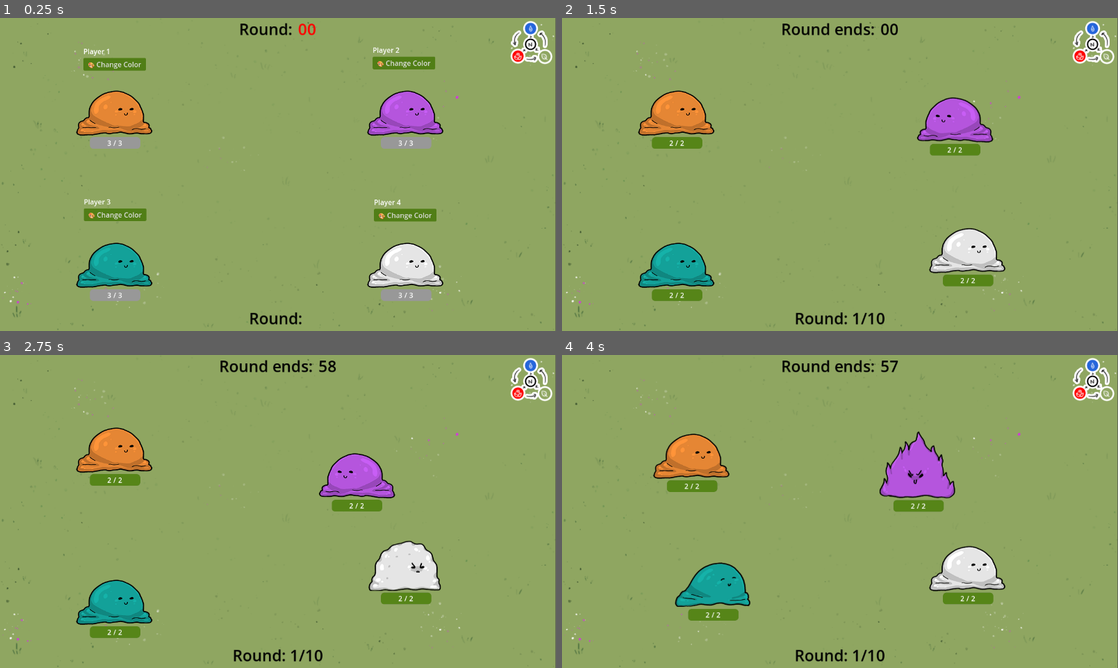
Above: before the commit, frames 1-4 (two rows, left to right).
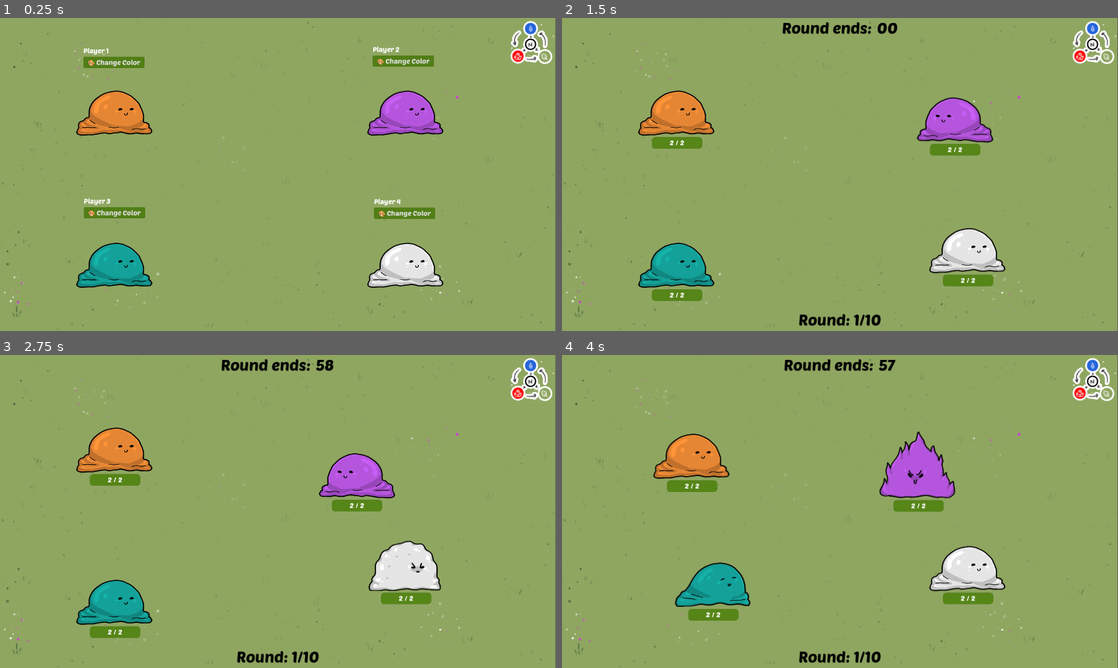
Above: after the commit, the same moments.

Repository: Galitie/mini-tyler-games
Game: Godot game, scene res://tylermon/tylermon.tscn
The game is run twice, just before and just after one commit, with the same random seed, the same clock (stepped at 60 frames per second) and the same inputs. This scene is started directly instead of the project's main scene. Sound files missing from this copy of the repository are replaced by a short silence.
Inputs (mouse positions are in pixels of both pictures, inside the frame that each line leads up to):
- Up to frame 1 (0.25 s): no input
- Up to frame 2 (1.5 s): tap Enter (start) at 0.5, 1.35 s; move the mouse to (962, 158) at 0.52 s; hold Enter (start) 0.53-1.28 s; hold Right (move_piece_right) from 0.53 s (still down); tap Space (jump) at 0.77 s; move the mouse to (728, 190) at 1.27 s
- Up to frame 3 (2.75 s): tap Space (jump) at 1.52 s; move the mouse to (333, 442) at 2.02 s; release Right (move_piece_right) at 2.03 s; hold A (move_left) from 2.03 s (still down); hold Enter (start) from 2.03 s (still down)
- Up to frame 4 (4 s): move the mouse to (812, 574) at 2.77 s; release A (move_left) at 2.78 s; release Enter (start) at 2.78 s; hold Right (move_piece_right) from 2.78 s (still down); tap Enter (start) at 2.85 s; tap Space (jump) at 3.02, 3.77 s; move the mouse to (1006, 558) at 3.52 s; hold Enter (start) from 3.53 s (still down)

The runs differ from the first frame. In frame 1, 3.2% of the frame differs, in the area x 15-79%, y 1-98%; in frame 2, 1.0%; in frame 3, 1.0%; in frame 4, 1.0%.
Error in both runs: Cannot call method 'get_node' on a null value. (res://tylermon/tylermon.gd:39)

Commit message:
Added font

Diff:
--- a/tylermon/customizer.tscn
+++ b/tylermon/customizer.tscn
@@ -22,6 +22,7 @@
 
 [node name="Label" type="Label" parent="margin/vbox"]
 layout_mode = 2
+theme = ExtResource("1_ehhrm")
 text = "Player #"
 
 [node name="Button" type="Button" parent="margin/vbox"]
--- a/tylermon/mon.tscn
+++ b/tylermon/mon.tscn
@@ -37,6 +37,7 @@
 [ext_resource type="Texture2D" uid="uid://c1k8n7i86ypol" path="res://tylermon/sprites/acc_witch_hat_knockedout2.png" id="32_dy6l2"]
 [ext_resource type="Texture2D" uid="uid://ctnl28ayx72h6" path="res://tylermon/sprites/acc_witch_hat_knockedout3.png" id="33_g5jjv"]
 [ext_resource type="Texture2D" uid="uid://bdrhephyl61ni" path="res://tylermon/sprites/acc_witch_hat_special2.png" id="33_got07"]
+[ext_resource type="Theme" uid="uid://mej1pqgdqmna" path="res://tylermon/tylermon_theme.tres" id="38_5lyhm"]
 
 [sub_resource type="CapsuleShape2D" id="CapsuleShape2D_u036k"]
 resource_local_to_scene = true
@@ -635,6 +636,7 @@
 one_shot = true
 
 [node name="hp_bar" type="ProgressBar" parent="."]
+visible = false
 anchors_preset = 15
 anchor_right = 1.0
 anchor_bottom = 1.0
@@ -648,6 +650,7 @@
 size_flags_horizontal = 4
 theme = SubResource("Theme_sjqgo")
 step = 1.0
+value = 2.0
 show_percentage = false
 
 [node name="hp_container" type="HBoxContainer" parent="hp_bar"]
@@ -658,15 +661,18 @@
 
 [node name="current_health" type="Label" parent="hp_bar/hp_container"]
 layout_mode = 2
-text = "3"
+theme = ExtResource("38_5lyhm")
+text = "2"
 
 [node name="divider" type="Label" parent="hp_bar/hp_container"]
 layout_mode = 2
+theme = ExtResource("38_5lyhm")
 text = "/"
 
 [node name="max_health" type="Label" parent="hp_bar/hp_container"]
 layout_mode = 2
-text = "3"
+theme = ExtResource("38_5lyhm")
+text = "2"
 
 [node name="phrase" type="Label" parent="."]
 anchors_preset = 8
@@ -681,6 +687,7 @@
 grow_horizontal = 2
 grow_vertical = 2
 pivot_offset = Vector2(64, 12)
+theme = ExtResource("38_5lyhm")
 theme_override_colors/font_color = Color(1, 1, 1, 1)
 theme_override_colors/font_outline_color = Color(0, 0, 0, 1)
 theme_override_constants/outline_size = 2
@@ -707,6 +714,7 @@
 grow_horizontal = 2
 grow_vertical = 2
 pivot_offset = Vector2(63.1474, 11.31)
+theme = ExtResource("38_5lyhm")
 theme_override_colors/font_color = Color(0, 0.533333, 1, 1)
 theme_override_colors/font_outline_color = Color(0, 0, 0, 1)
 theme_override_constants/outline_size = 2
@@ -732,6 +740,7 @@
 grow_vertical = 2
 scale = Vector2(1.25, 1.25)
 size_flags_horizontal = 4
+theme = ExtResource("38_5lyhm")
 theme_override_font_sizes/font_size = 28
 text = "1"
 horizontal_alignment = 1
--- a/tylermon/transition_ui.gd
+++ b/tylermon/transition_ui.gd
@@ -18,7 +18,7 @@
 
 func update_winners(winners):
 	if winners.size() == 0:
-		"NO WINNERS THIS ROUND"
+		title_label.text = "NO WINNERS THIS ROUND"
 	if winners.size() == 1:
 		title_label.text = "🎉 ROUND WINNER 🎉"
 	else:
@@ -54,6 +54,7 @@
 	for winner in winners:
 		var image = TextureRect.new()
 		var label = Label.new()
+		label.theme = load("res://tylermon/tylermon_theme.tres")
 		label.horizontal_alignment = HORIZONTAL_ALIGNMENT_CENTER
 		label.set("theme_override_colors/font_color", Color("000000"))
 		label.text = "Total VP: " + str(winner.wins)
@@ -92,6 +93,7 @@
 		label.horizontal_alignment = HORIZONTAL_ALIGNMENT_CENTER
 		label.set("theme_override_colors/font_color", Color("000000"))
 		label.text = "Total VP: " + str(loser.wins)
+		label.theme = load("res://tylermon/tylermon_theme.tres")
 		image.modulate = loser.get_child(0).custom_color
 		var vbox = VBoxContainer.new()
 		vbox.add_child(label)
--- a/tylermon/transition_ui.tscn
+++ b/tylermon/transition_ui.tscn
@@ -1,8 +1,9 @@
-[gd_scene load_steps=7 format=3 uid="uid://io2r0wxux8x6"]
+[gd_scene load_steps=8 format=3 uid="uid://io2r0wxux8x6"]
 
 [ext_resource type="Script" path="res://tylermon/transition_ui.gd" id="1_d5nyu"]
 [ext_resource type="Texture2D" uid="uid://bi1d0ymwpaswg" path="res://tylermon/background/winner_banner.png" id="2_gmicj"]
 [ext_resource type="Texture2D" uid="uid://y51xhwuw8swe" path="res://tylermon/background/confetti.png" id="3_dtla6"]
+[ext_resource type="Theme" uid="uid://mej1pqgdqmna" path="res://tylermon/tylermon_theme.tres" id="4_nqll4"]
 
 [sub_resource type="Gradient" id="Gradient_ln3ib"]
 offsets = PackedFloat32Array(0.684385, 1)
@@ -66,6 +67,7 @@
 
 [node name="title_text" type="Label" parent="center_container/vbox/vbox"]
 layout_mode = 2
+theme = ExtResource("4_nqll4")
 theme_override_colors/font_color = Color(0, 0, 0, 1)
 theme_override_font_sizes/font_size = 36
 text = "ROUND WINNERS:"
--- a/tylermon/tylermon.gd
+++ b/tylermon/tylermon.gd
@@ -37,10 +37,12 @@
 	for upgrade in upgrade_menus:
 		upgrade.connect("upgrades_finished", end_upgrades_early)
 	get_tree().get_root().get_child(0).get_node("Arena").get_node("backgrounds").get_node("margin").get_node("upgrade").visible = false
-	countdown_label.text = "Choose a color, then when all players are ready, press start!"
+	countdown_nums.text = "Choose a color then press START when all players are ready!"
 
 func start_game():
 	start_menu_time = false
+	for mon in mons:
+		mon.hp_bar.visible = true
 	for menus in customization_buttons:
 		menus.visible = false
 	fight_time = true
@@ -49,10 +51,12 @@
 	round_timer.start(fight_length)
 	call_and_switch_modes()
 
+
 func _process(_delta):
 	if Input.is_action_pressed("start") and start_menu_time == true:
 		start_game()
-	countdown_nums.text = "%02d" % time_left()
+	if start_menu_time == false:
+		countdown_nums.text = "%02d" % time_left()
 	if round_timer.time_left < 5:
 		countdown_nums.set("theme_override_colors/font_color", Color("ff0000"))
 	else:
--- a/tylermon/tylermon.tscn
+++ b/tylermon/tylermon.tscn
@@ -1,8 +1,9 @@
-[gd_scene load_steps=10 format=3 uid="uid://ciyas0u8oerjv"]
+[gd_scene load_steps=11 format=3 uid="uid://ciyas0u8oerjv"]
 
 [ext_resource type="Script" path="res://tylermon/tylermon.gd" id="1_66guv"]
 [ext_resource type="PackedScene" uid="uid://c8s20lpclkjhg" path="res://tylermon/background/arena.tscn" id="2_mlfq2"]
 [ext_resource type="PackedScene" uid="uid://5lxqkuu1fqom" path="res://tylermon/mon.tscn" id="2_yelk2"]
+[ext_resource type="Theme" uid="uid://mej1pqgdqmna" path="res://tylermon/tylermon_theme.tres" id="3_cssk0"]
 [ext_resource type="PackedScene" uid="uid://cyyxc3uqqve2m" path="res://tylermon/upgrade_menu.tscn" id="4_03my5"]
 [ext_resource type="Script" path="res://tylermon/player.gd" id="5_uxsio"]
 [ext_resource type="PackedScene" uid="uid://cb7lwc1cg6d5c" path="res://tylermon/command_menu.tscn" id="6_8kvd3"]
@@ -45,15 +46,15 @@
 
 [node name="label" type="Label" parent="countdown_ui/margin/seperator"]
 layout_mode = 2
+theme = ExtResource("3_cssk0")
 theme_override_colors/font_color = Color(0, 0, 0, 1)
 theme_override_font_sizes/font_size = 36
-text = "Round: "
 
 [node name="countdown" type="Label" parent="countdown_ui/margin/seperator"]
 layout_mode = 2
+theme = ExtResource("3_cssk0")
 theme_override_colors/font_color = Color(0, 0, 0, 1)
 theme_override_font_sizes/font_size = 36
-text = "30"
 
 [node name="round_ui" type="Control" parent="."]
 custom_minimum_size = Vector2(1280, 720)
@@ -80,9 +81,9 @@
 
 [node name="label" type="Label" parent="round_ui/margin/seperator"]
 layout_mode = 2
+theme = ExtResource("3_cssk0")
 theme_override_colors/font_color = Color(0, 0, 0, 1)
 theme_override_font_sizes/font_size = 36
-text = "Round: "
 
 [node name="upgrade_ui" type="Control" parent="."]
 visible = false
--- a/tylermon/tylermon_theme.tres
+++ b/tylermon/tylermon_theme.tres
@@ -1,4 +1,6 @@
-[gd_resource type="Theme" load_steps=6 format=3 uid="uid://mej1pqgdqmna"]
+[gd_resource type="Theme" load_steps=7 format=3 uid="uid://mej1pqgdqmna"]
+
+[ext_resource type="FontFile" uid="uid://csg2ib3ns86mg" path="res://tylermon/PoetsenOne-Regular.ttf" id="1_v6dd7"]
 
 [sub_resource type="StyleBoxFlat" id="StyleBoxFlat_sbm80"]
 content_margin_left = 10.0
@@ -48,8 +50,11 @@
 
 [resource]
 resource_local_to_scene = true
+Button/fonts/font = ExtResource("1_v6dd7")
 Button/styles/hover = SubResource("StyleBoxFlat_sbm80")
 Button/styles/normal = SubResource("StyleBoxFlat_sbync")
 Button/styles/pressed = SubResource("StyleBoxFlat_qbxsx")
+Label/fonts/font = ExtResource("1_v6dd7")
+ProgressBar/fonts/font = ExtResource("1_v6dd7")
 ProgressBar/styles/background = SubResource("StyleBoxFlat_nu2nj")
 ProgressBar/styles/fill = SubResource("StyleBoxFlat_m6qke")
--- a/tylermon/upgrade_menu.tscn
+++ b/tylermon/upgrade_menu.tscn
@@ -57,8 +57,9 @@
 [node name="description" type="Label" parent="margin/hbox/buttons"]
 custom_minimum_size = Vector2(0, 40)
 layout_mode = 2
+theme = ExtResource("2_obobf")
 theme_override_colors/font_color = Color(1, 1, 1, 1)
-theme_override_font_sizes/font_size = 12
+theme_override_font_sizes/font_size = 14
 text = "Add 3 points to stats"
 horizontal_alignment = 1
 autowrap_mode = 2
@@ -78,6 +79,7 @@
 [node name="stat1" type="Label" parent="margin/hbox/buttons/hbox"]
 layout_mode = 2
 size_flags_horizontal = 10
+theme = ExtResource("2_obobf")
 text = "HP: 1"
 horizontal_alignment = 2
 
@@ -95,6 +97,7 @@
 
 [node name="stat2" type="Label" parent="margin/hbox/buttons/hbox2"]
 layout_mode = 2
+theme = ExtResource("2_obobf")
 text = "STR: 1"
 
 [node name="hbox3" type="HBoxContainer" parent="margin/hbox/buttons"]
@@ -111,6 +114,7 @@
 
 [node name="stat3" type="Label" parent="margin/hbox/buttons/hbox3"]
 layout_mode = 2
+theme = ExtResource("2_obobf")
 text = "INT: 1"
 
 [node name="hbox5" type="HBoxContainer" parent="margin/hbox/buttons"]
@@ -127,6 +131,7 @@
 
 [node name="stat4" type="Label" parent="margin/hbox/buttons/hbox5"]
 layout_mode = 2
+theme = ExtResource("2_obobf")
 text = "NONE"
 
 [node name="hbox7" type="HBoxContainer" parent="margin/hbox/buttons"]
@@ -155,18 +160,22 @@
 
 [node name="place" type="Label" parent="margin/hbox/buttons/HBoxContainer"]
 layout_mode = 2
+theme = ExtResource("2_obobf")
 text = "Currently in"
 
 [node name="place_num" type="Label" parent="margin/hbox/buttons/HBoxContainer"]
 layout_mode = 2
+theme = ExtResource("2_obobf")
 text = "1st place"
 
 [node name="label2" type="Label" parent="margin/hbox/buttons/HBoxContainer"]
 layout_mode = 2
+theme = ExtResource("2_obobf")
 text = "- VP:"
 
 [node name="vp" type="Label" parent="margin/hbox/buttons/HBoxContainer"]
 layout_mode = 2
+theme = ExtResource("2_obobf")
 text = "0"
 
 [connection signal="mouse_entered" from="margin/hbox/buttons/hbox/hp" to="." method="_on_mouse_entered" binds= ["hp"]]
Binary file added: tylermon/PoetsenOne-Regular.ttf
Not shown, added: tylermon/PoetsenOne-Regular.ttf.import
Binary file added: tylermon/font.ttf
Not shown, added: tylermon/font.ttf.import
Not shown: 1 places in tylermon/mon.tscn that only renumber resources
